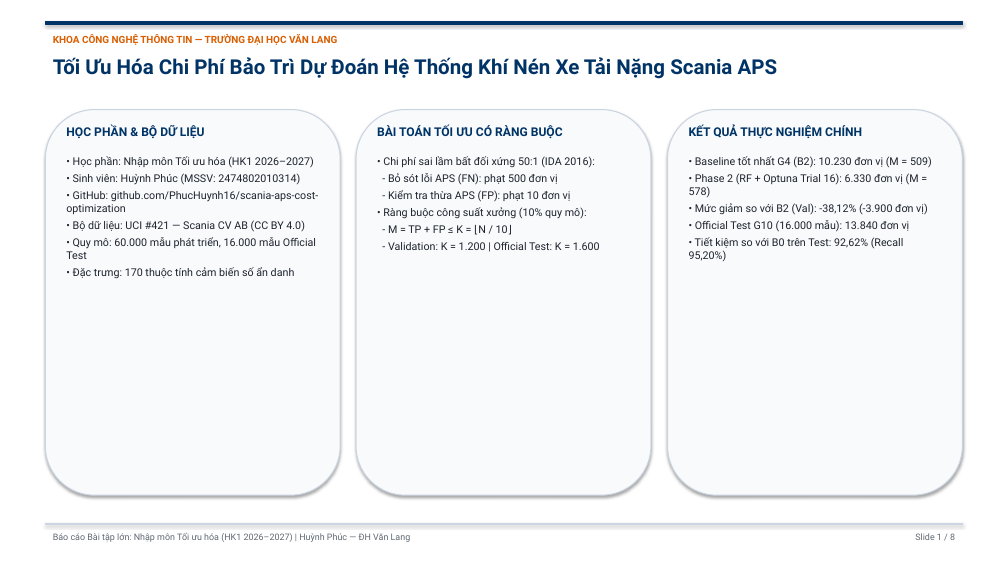
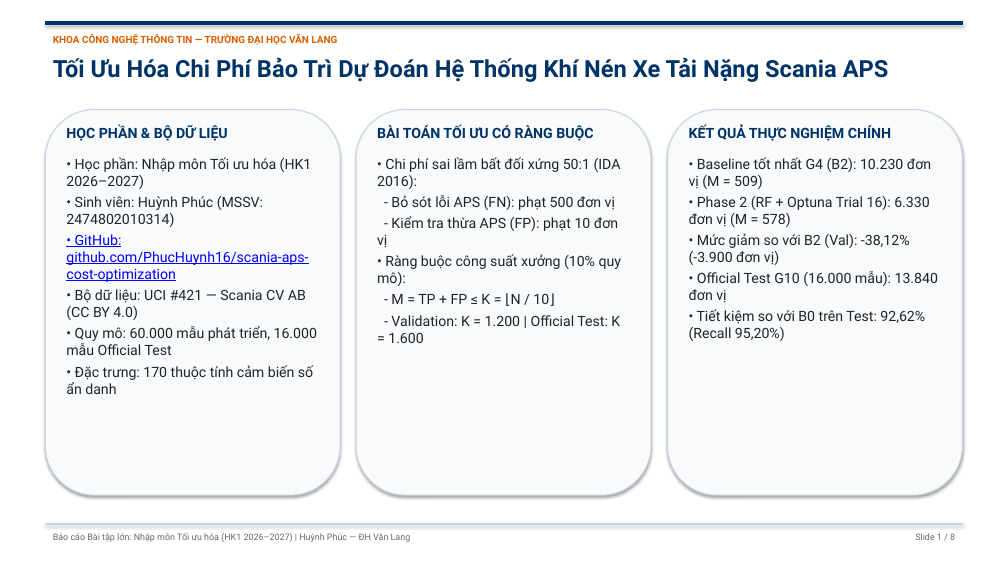
Before and after one commit to PhucHuynh16/scania-aps-cost-optimization, a slide deck: slide 1 of slides/SLIDES_THUYET_TRINH_SCANIA_APS.pptx. Drawn at 1008x567 pixels with LibreOffice and Linux fonts; fonts in the diff are those of the drawing. Boxes give left, top, right and bottom in pixels: in the first picture for what was removed or moved away, otherwise in the second. Text is boxed around its words. In the diff, an @@ line names an element or a change of style, - is before the commit and + after.

Commit message:
release: publish verified Scania APS coursework

```diff
--- a/slides/SLIDES_THUYET_TRINH_SCANIA_APS.pptx
+++ b/slides/SLIDES_THUYET_TRINH_SCANIA_APS.pptx
@@ text "Tối Ưu Hóa Chi Phí ..." at [53,57,889,82]: size 19.5 to 22.5 pt @@
@@ size 11.5 to 13.5 pt in 3 elements at [66,124,228,141], [377,124,593,141], [689,124,891,141] @@
@@ text "• Học phần: Nhập môn ..." at [66,157,317,394]: size 10.2 to 13.5 pt; text colour #1E232D to #0000FF, underline on in "• GitHub: github.com/PhucHuynh16/scania-aps-cost-optimizatio ..." @@
@@ text "• Chi phí sai lầm ..." at [377,157,621,343]: size 10.2 to 13.5 pt @@
@@ text "• Baseline tốt nhất G4 ..." at [689,157,938,341]: size 10.2 to 13.5 pt @@
```
Also in this commit, not shown: 7 other slides changed, 58 other files.
